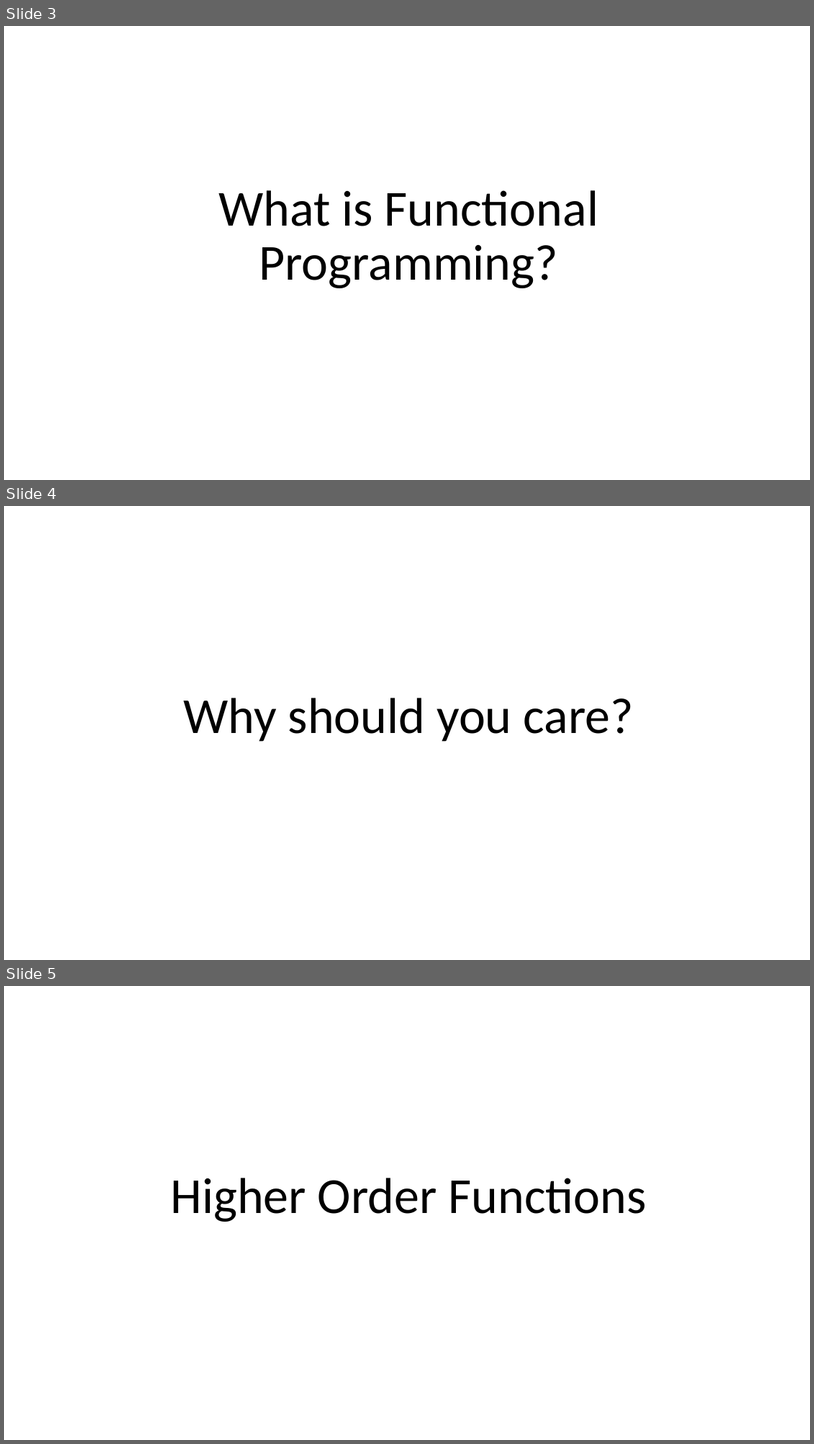
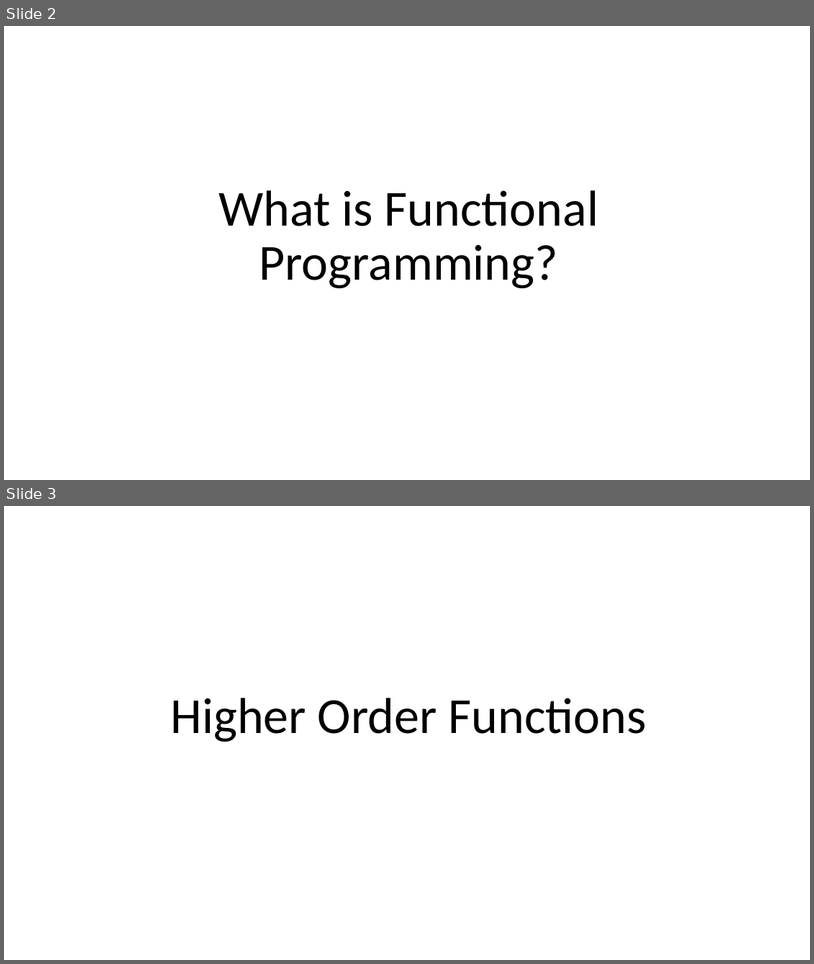
Before and after one commit to armadilloNik/FunctionalCSharpSig, a slide deck: slides/FpViaCSharp.pptx. Shown one above the other, each under a label of ours: slides 3, 4 and 5 before the commit, slides 2 and 3 after it. The pictures are 814x1444 and 814x964 pixels, drawn with LibreOffice and Linux fonts; fonts in the diff are those of the drawing. Boxes give left, top, right and bottom in pixels: in the first picture for what was removed or moved away, otherwise in the second. Text is boxed around its words. In the diff, an @@ line names an element or a change of style, - is before the commit and + after.

```diff
--- a/slides/FpViaCSharp.pptx
+++ b/slides/FpViaCSharp.pptx
@@ slide 4 removed at (x1=4, y1=506, x2=810, y2=960), background #FFFFFF @@
@@ title removed at (x1=184, y1=698, x2=634, y2=741) @@
-Why should you care?
@@ what was slide 3 is now slide 2 @@
@@ what was slide 5 is now slide 3 @@
```
Also in this commit, not shown: 1 slide changed, 9 other slides removed, 2 other files.
